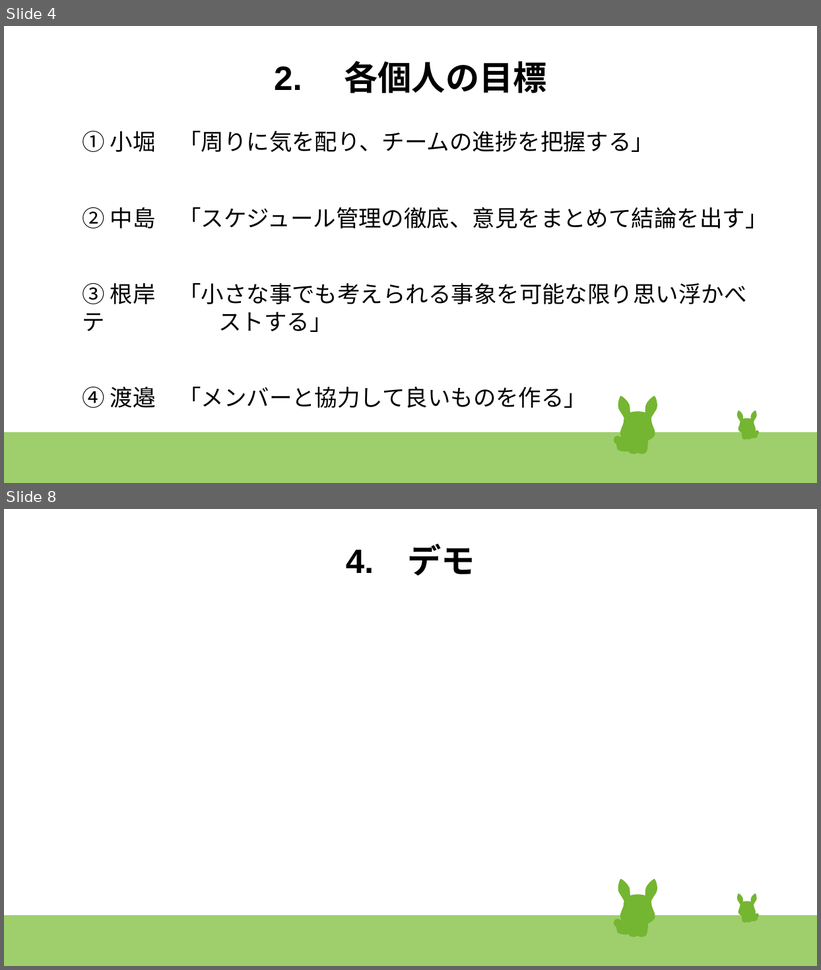
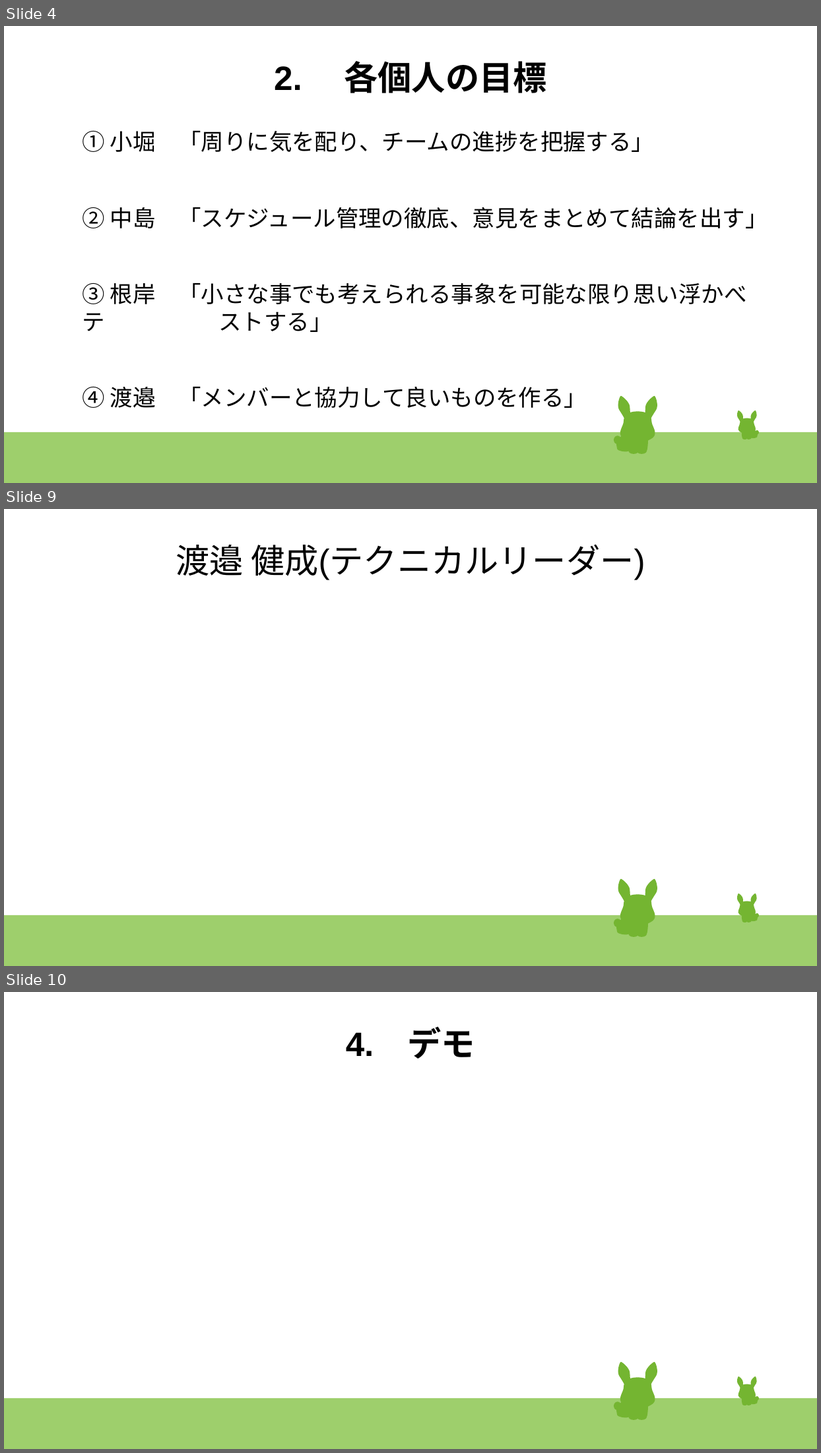
Before and after one commit to 17bd089s/shopping, a slide deck: document/発表スライド改.odp. Shown one above the other, each under a label of ours: slides 4 and 8 before the commit, slides 4, 9 and 10 after it; the slides between them are not shown. The pictures are 821x970 and 821x1453 pixels, drawn with LibreOffice and Linux fonts; fonts in the diff are those of the drawing. Boxes give left, top, right and bottom in pixels: in the first picture for what was removed or moved away, otherwise in the second. Text is boxed around its words. In the diff, an @@ line names an element or a change of style, - is before the commit and + after.

```diff
--- a/document/発表スライド改.odp
+++ b/document/発表スライド改.odp
@@ slide 9 added at (4, 509, 817, 966), background #FFFFFF; not listed: 47 template elements that a slide beside it also shows @@
@@ title added at (176, 545, 646, 580), 33 pt, text #000000 @@
+渡邉 健成(テクニカルリーダー)
@@ what was slide 8 is now slide 10 @@
```
Also in this commit, not shown: 4 slides changed, 4 other slides added, 2 slides removed, 1 other file.
